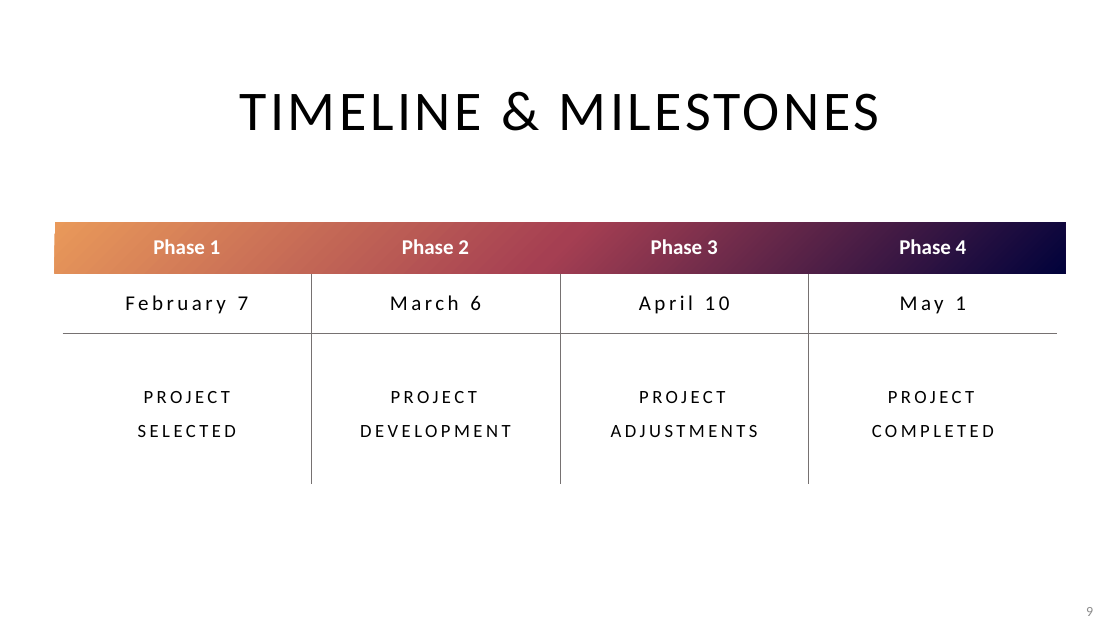
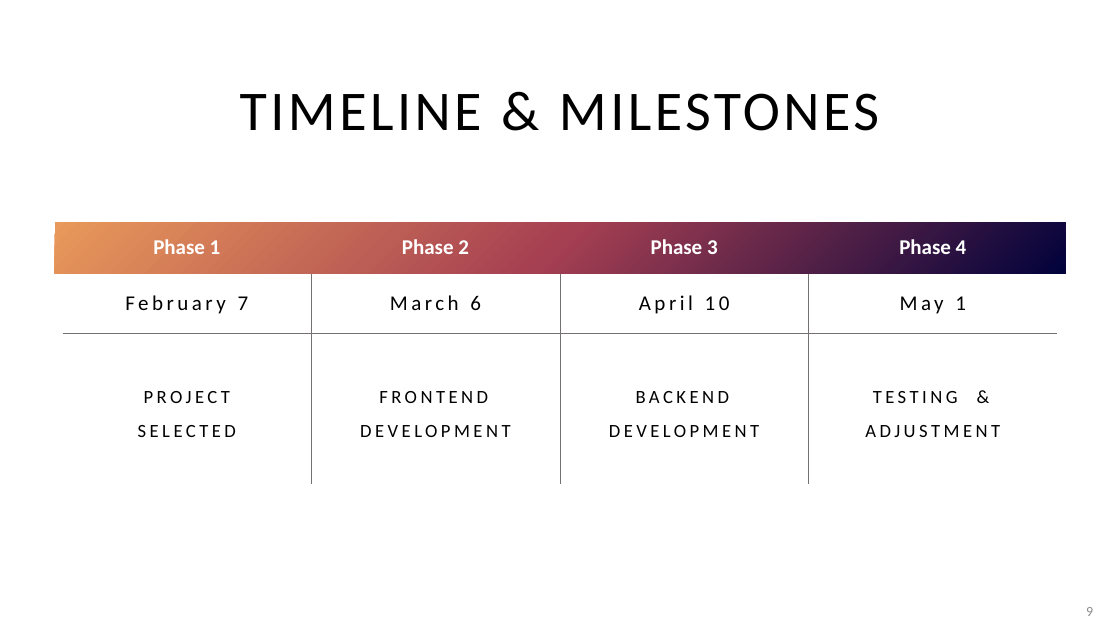
Before and after one commit to adriaonline/CPT200SP24-Team1, a slide deck: slide 9 of Phase 1 - Presentation.pptx. Drawn at 1120x630 pixels with LibreOffice and Linux fonts; fonts in the diff are those of the drawing. Boxes give left, top, right and bottom in pixels: in the first picture for what was removed or moved away, otherwise in the second. Text is boxed around its words. In the diff, an @@ line names an element or a change of style, - is before the commit and + after.

```diff
--- a/Phase 1 - Presentation.pptx
+++ b/Phase 1 - Presentation.pptx
@@ table at box(63, 221, 1058, 485) @@
-row 3: PROJECT / SELECTED | PROJECT DEVELOPMENT | PROJECT ADJUSTMENTS | PROJECT COMPLETED
+row 3: PROJECT / SELECTED | FRONTEND DEVELOPMENT | BACKEND DEVELOPMENT | TESTING & ADJUSTMENT
```
